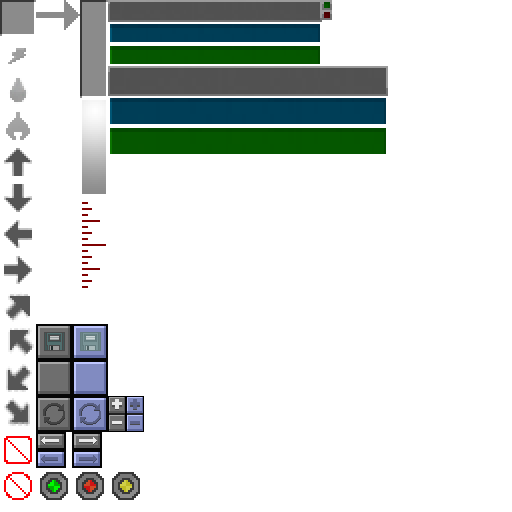
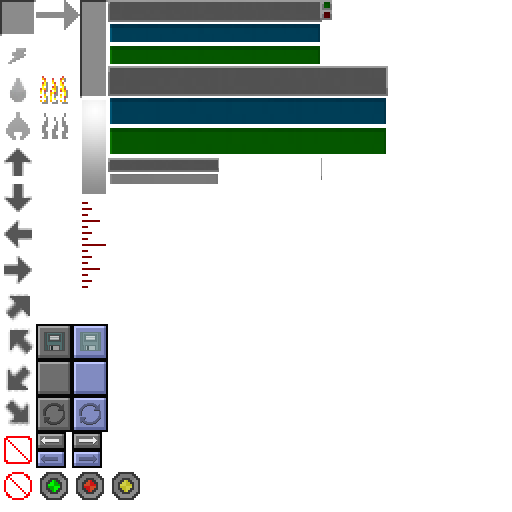
The second (512, 512) image is a revision of the first. Changes to its layers:
removed layer "plus" over [108, 396, 144, 432]
added layer "fire" above "progressBar" over [40, 76, 68, 139]
added layer "progressBar" above "save" over [108, 158, 322, 184]
